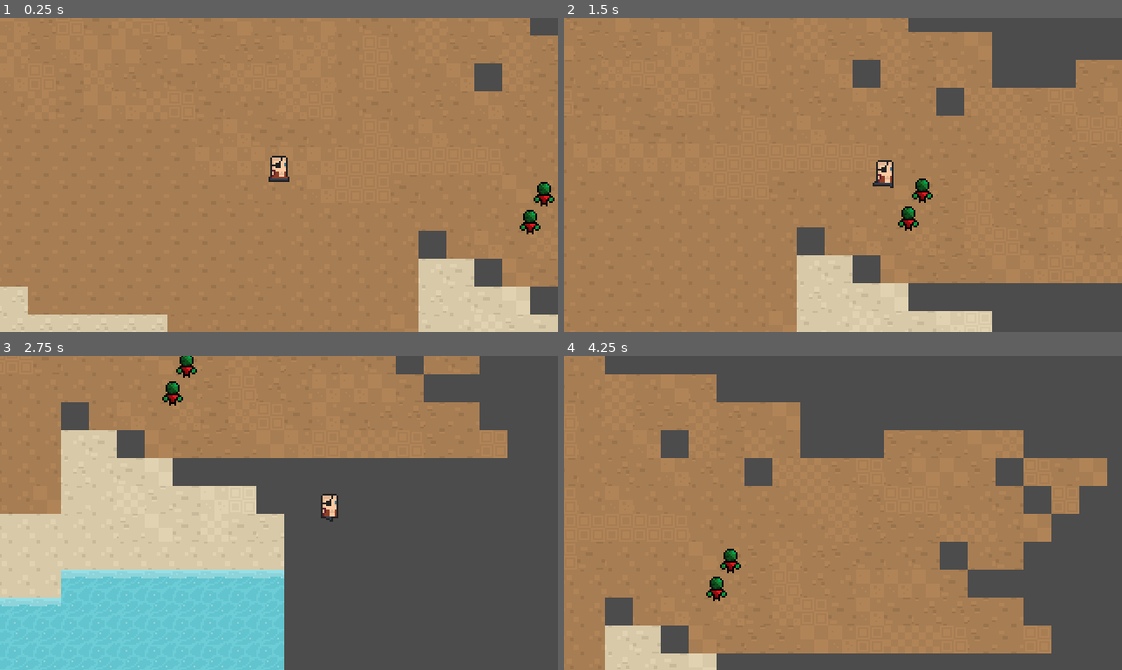
Above: before the commit, frames 1-4 (two rows, left to right).
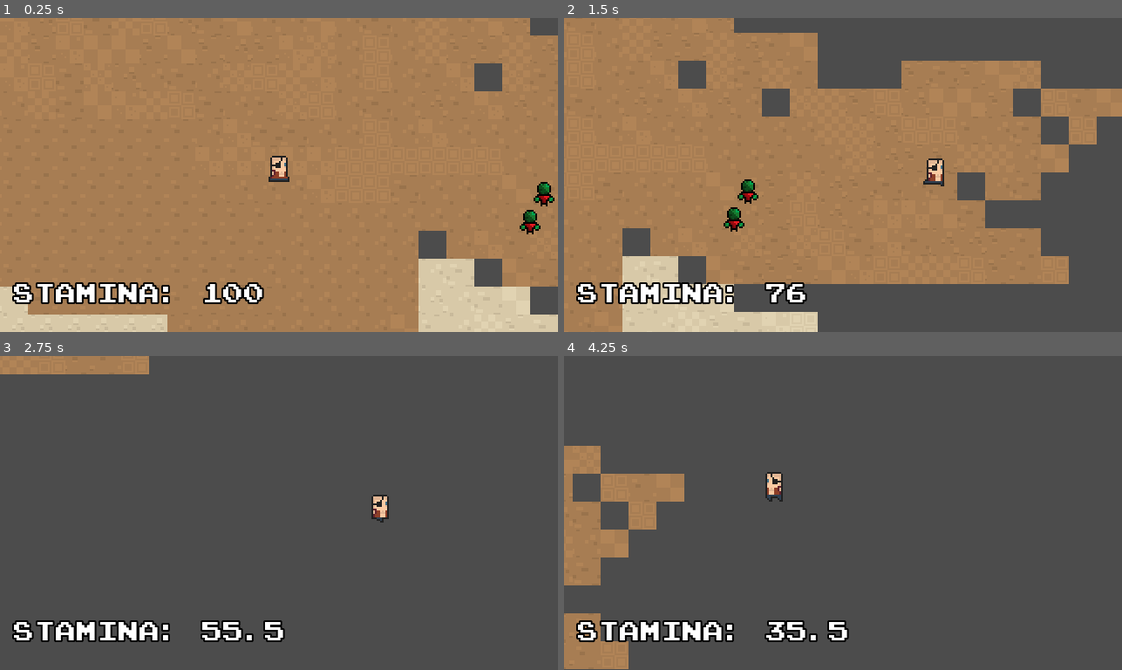
Above: after the commit, the same moments.

Repository: TheyCallMeNano/PermadeathGodot
Game: Godot game, scene res://Rooms/MainScene.tscn
Two runs of this game, one before a commit and one after it. Both use one fixed random seed, a clock stepped at 60 frames per second and the inputs below. Before the commit the project starts from res://MainScene.tscn.
Inputs (mouse positions are in pixels of both pictures, inside the frame that each line leads up to):
- Up to frame 1 (0.25 s): no input
- Up to frame 2 (1.5 s): move the mouse to (965, 159) at 0.52 s; hold D (moveRight) 0.53-1.28 s; hold Shift (sprint) 0.53-1.28 s; tap Ctrl (dash) at 0.6 s; move the mouse to (731, 190) at 1.27 s; hold Down (moveDown) from 1.28 s (still down); tap Shift (sprint) at 1.35 s
- Up to frame 3 (2.75 s): tap Ctrl (dash) at 1.55, 2.1 s; move the mouse to (334, 443) at 2.02 s; release Down (moveDown) at 2.03 s; hold D (moveRight) from 2.03 s (still down); hold Shift (sprint) from 2.03 s (still down)
- Up to frame 4 (4.25 s): move the mouse to (815, 575) at 2.77 s; release D (moveRight) at 2.78 s; release Shift (sprint) at 2.78 s; hold Up (moveUp) 2.78-3.53 s; click (815, 575) at 2.85 s; tap Ctrl (dash) at 3.05 s; move the mouse to (1010, 560) at 3.52 s; hold A (moveLeft) from 3.53 s (still down); hold Shift (sprint) from 3.53 s (still down); tap Escape (pause) at 4.15 s

The runs differ from the first frame. In frame 1, 2.2% of the frame differs, in the area x 2-48%, y 84-92%; in frame 2, 30%; in frame 3, 57%; in frame 4, 59%, in the area x 0-98%, y 0-100%.

Commit message:
Stamina, Camera, Depth, GUI, Bugfixes & Sprinting

Diff:
--- a/Objects/Pause.tscn
+++ /dev/null
@@ -1,12 +0,0 @@
-[gd_scene load_steps=2 format=2]
-
-[ext_resource path="res://Scripts/Pause.gd" type="Script" id=1]
-
-[node name="Pause" type="Control"]
-visible = false
-anchor_right = 1.0
-anchor_bottom = 1.0
-script = ExtResource( 1 )
-__meta__ = {
-"_edit_use_anchors_": false
-}
--- /dev/null
+++ b/Objects/objPause.tscn
@@ -0,0 +1,14 @@
+[gd_scene load_steps=2 format=2]
+
+[ext_resource path="res://Scripts/scrPause.gd" type="Script" id=1]
+
+[node name="Pause" type="Control"]
+pause_mode = 2
+visible = false
+anchor_right = 1.0
+anchor_bottom = 1.0
+script = ExtResource( 1 )
+__meta__ = {
+"_edit_use_anchors_": false,
+"_editor_description_": "Pause Mode MUST be set to process in order to unpause the game"
+}
--- a/Objects/objPlayer.tscn
+++ b/Objects/objPlayer.tscn
@@ -1,7 +1,7 @@
 [gd_scene load_steps=6 format=2]
 
 [ext_resource path="res://Sprites/Player/sprRouge.png" type="Texture" id=1]
-[ext_resource path="res://Scripts/Player/scrPlayer.gd" type="Script" id=2]
+[ext_resource path="res://Scripts/scrPlayer.gd" type="Script" id=2]
 
 [sub_resource type="CapsuleShape2D" id=1]
 radius = 4.0
--- /dev/null
+++ b/Objects/objStamina.tscn
@@ -0,0 +1,25 @@
+[gd_scene load_steps=4 format=2]
+
+[ext_resource path="res://Scripts/scrStamina.gd" type="Script" id=1]
+[ext_resource path="res://Fonts/fntGUI.TTF" type="DynamicFontData" id=2]
+
+[sub_resource type="DynamicFont" id=1]
+size = 12
+outline_size = 1
+outline_color = Color( 0, 0, 0, 1 )
+font_data = ExtResource( 2 )
+
+[node name="Label" type="Label"]
+anchor_left = 0.062
+anchor_top = 0.936
+anchor_right = 0.062
+anchor_bottom = 0.936
+margin_left = -19.84
+margin_top = -8.48001
+margin_right = 20.16
+margin_bottom = 8.51999
+custom_fonts/font = SubResource( 1 )
+script = ExtResource( 1 )
+__meta__ = {
+"_edit_use_anchors_": false
+}
--- a/MainScene.tscn
+++ b/Rooms/MainScene.tscn
@@ -1,46 +1,47 @@
-[gd_scene load_steps=7 format=2]
+[gd_scene load_steps=8 format=2]
 
-[ext_resource path="res://Objects/objPlayer.tscn" type="PackedScene" id=1]
-[ext_resource path="res://Objects/objGoblin.tscn" type="PackedScene" id=2]
-[ext_resource path="res://TileSets/tsBase.tres" type="TileSet" id=3]
-[ext_resource path="res://Scripts/scrGoblin.gd" type="Script" id=4]
-[ext_resource path="res://Objects/WarpZone.tscn" type="PackedScene" id=5]
-[ext_resource path="res://Objects/Pause.tscn" type="PackedScene" id=6]
+[ext_resource path="res://Objects/objPause.tscn" type="PackedScene" id=1]
+[ext_resource path="res://Objects/objStamina.tscn" type="PackedScene" id=2]
+[ext_resource path="res://Objects/objGoblin.tscn" type="PackedScene" id=3]
+[ext_resource path="res://Objects/objWarpZone.tscn" type="PackedScene" id=4]
+[ext_resource path="res://Objects/objPlayer.tscn" type="PackedScene" id=5]
+[ext_resource path="res://TileSets/tsBase.tres" type="TileSet" id=6]
+[ext_resource path="res://Scripts/scrGoblin.gd" type="Script" id=7]
 
-[node name="Hub" type="YSort"]
+[node name="Hub" type="Node2D"]
 
 [node name="CanvasLayer" type="CanvasLayer" parent="."]
 
-[node name="Pause" parent="CanvasLayer" instance=ExtResource( 6 )]
-pause_mode = 2
-margin_left = -192.0
-margin_top = -72.0
-margin_right = -192.0
-margin_bottom = -72.0
+[node name="Pause" parent="CanvasLayer" instance=ExtResource( 1 )]
 
-[node name="Player" parent="." instance=ExtResource( 1 )]
-position = Vector2( -32, 16 )
-
-[node name="Camera2D" type="Camera2D" parent="Player"]
-current = true
-process_mode = 0
-smoothing_enabled = true
-
-[node name="StaticBody2D" parent="." instance=ExtResource( 5 )]
-position = Vector2( -8, -104 )
+[node name="Label" parent="CanvasLayer" instance=ExtResource( 2 )]
+margin_left = -11.84
+margin_top = -16.48
+margin_right = 28.16
+margin_bottom = 0.52002
 
 [node name="TileMap" type="TileMap" parent="."]
-tile_set = ExtResource( 3 )
+tile_set = ExtResource( 6 )
 cell_size = Vector2( 16, 16 )
 format = 1
 tile_data = PoolIntArray( -589826, 1, 0, -589825, 1, 1, -655360, 1, 2, -524290, 1, 65536, -524289, 1, 65537, -589824, 1 …(10546 unchanged characters)…
 
-[node name="Node2D" type="YSort" parent="."]
-position = Vector2( 24, 8 )
+[node name="YSort" type="YSort" parent="."]
 
-[node name="Goblin" parent="Node2D" instance=ExtResource( 2 )]
-position = Vector2( 96, 24 )
+[node name="Goblin" parent="YSort" instance=ExtResource( 3 )]
+position = Vector2( 120, 32 )
 
-[node name="Goblin3" parent="Node2D" instance=ExtResource( 2 )]
-position = Vector2( 88, 40 )
-script = ExtResource( 4 )
+[node name="Goblin3" parent="YSort" instance=ExtResource( 3 )]
+position = Vector2( 112, 48 )
+script = ExtResource( 7 )
+
+[node name="StaticBody2D" parent="YSort" instance=ExtResource( 4 )]
+position = Vector2( -8, -104 )
+
+[node name="Player" parent="YSort" instance=ExtResource( 5 )]
+position = Vector2( -32, 16 )
+
+[node name="Camera2D" type="Camera2D" parent="YSort/Player"]
+current = true
+process_mode = 0
+smoothing_enabled = true
--- a/Underground.tscn
+++ b/Rooms/Underground.tscn
@@ -1,11 +1,11 @@
 [gd_scene load_steps=5 format=2]
 
 [ext_resource path="res://Objects/objPlayer.tscn" type="PackedScene" id=1]
-[ext_resource path="res://Objects/objGoblin.tscn" type="PackedScene" id=2]
 [ext_resource path="res://TileSets/tsBase.tres" type="TileSet" id=3]
-[ext_resource path="res://Scripts/scrGoblin.gd" type="Script" id=4]
+[ext_resource path="res://Objects/objPause.tscn" type="PackedScene" id=5]
+[ext_resource path="res://Objects/objStamina.tscn" type="PackedScene" id=6]
 
-[node name="Hub" type="YSort"]
+[node name="Hub" type="Node2D"]
 
 [node name="TileMap" type="TileMap" parent="."]
 tile_set = ExtResource( 3 )
@@ -13,20 +13,28 @@
 format = 1
 tile_data = PoolIntArray( -589826, 2, 0, -589825, 2, 1, -655360, 2, 2, -524290, 2, 131072, -524289, 2, 131073, -589824, …(11697 unchanged characters)…
 
-[node name="Player" parent="." instance=ExtResource( 1 )]
-position = Vector2( -32, 16 )
+[node name="CanvasLayer" type="CanvasLayer" parent="."]
 
-[node name="Camera2D" type="Camera2D" parent="Player"]
+[node name="Label" parent="CanvasLayer" instance=ExtResource( 6 )]
+margin_left = -11.84
+margin_top = -16.48
+margin_right = 28.16
+margin_bottom = 0.520004
+
+[node name="Pause" parent="CanvasLayer" instance=ExtResource( 5 )]
+anchor_right = 0.0
+anchor_bottom = 0.0
+margin_left = 160.0
+margin_top = 88.0
+margin_right = 160.0
+margin_bottom = 88.0
+
+[node name="YSort" type="YSort" parent="."]
+
+[node name="Player" parent="YSort" instance=ExtResource( 1 )]
+position = Vector2( 160, 88 )
+
+[node name="Camera2D" type="Camera2D" parent="YSort/Player"]
 current = true
 process_mode = 0
 smoothing_enabled = true
-
-[node name="Node2D" type="YSort" parent="."]
-position = Vector2( 24, 8 )
-
-[node name="Goblin" parent="Node2D" instance=ExtResource( 2 )]
-position = Vector2( 96, 24 )
-
-[node name="Goblin3" parent="Node2D" instance=ExtResource( 2 )]
-position = Vector2( 88, 40 )
-script = ExtResource( 4 )
--- a/Scripts/Player/scrPlayer.gd
+++ b/Scripts/scrPlayer.gd
@@ -1,8 +1,10 @@
+#This is essentially what we are modifiying
 extends KinematicBody2D
 
 # These vars configure how ice like the surface is
 const MAX_SPEED = 150
 const ACCELERATION = 500
+
 #Friction acts at the rate the speed decreases
 const FRICTION = 1000
 
@@ -18,6 +20,8 @@
 
 # This is the velocity calculation
 var vel = Vector2.ZERO
+
+var inputVector = Vector2.ZERO
 
 #Which direction to dash in
 var dashVector = Vector2.RIGHT
@@ -37,7 +41,6 @@
 
 #Calculate Movement when in the right state
 func moveState(delta):
-	var inputVector = Vector2.ZERO
 	inputVector.x = Input.get_action_strength("moveRight") - Input.get_action_strength("moveLeft")
 	inputVector.y = Input.get_action_strength("moveDown") - Input.get_action_strength("moveUp")
 	inputVector = inputVector.normalized()
@@ -56,11 +59,15 @@
 		if inputVector.y < 0:
 			animationPlayer.play("Run")
 
-		vel = vel.move_toward(inputVector * MAX_SPEED, ACCELERATION * delta)
+		#Check if we're sprinting, then manage all movement in that state until end
+		if global.plrStamina != 0 && Input.is_action_pressed("sprint") && Input.is_action_pressed("moveDown") || global.plrStamina != 0 && Input.is_action_pressed("moveUp") && Input.is_action_pressed("sprint") || global.plrStamina != 0 && Input.is_action_pressed("moveLeft") && Input.is_action_pressed("sprint") || global.plrStamina != 0 &&  Input.is_action_pressed("moveRight") && Input.is_action_pressed("sprint"):
+			vel = vel.move_toward(inputVector * MAX_SPEED * 2, ACCELERATION * delta)
+		else:
+			#We aren't sprinting
+			vel = vel.move_toward(inputVector * MAX_SPEED, ACCELERATION * delta)
 	else:
 		animationPlayer.play("Idle")
 		vel = vel.move_toward(Vector2.ZERO, FRICTION * delta)
-
 
 	#Check if attacking
 	if Input.is_action_just_pressed("primaryAttack"):
@@ -71,6 +78,7 @@
 		state = DASH
 
 	move()
+	sprinting()
 
 #What to do when the player attacks
 func attackState(delta):
@@ -86,10 +94,30 @@
 	#Apply movement
 	vel = move_and_slide(vel)
 
+#What to do when dashing
 func dashState(delta):
-	vel = dashVector * MAX_SPEED * 1.5
+	vel = dashVector * MAX_SPEED * 2.5
 	move()
 	dashStateFinished()
 
+#Reset to normal state
 func dashStateFinished():
 	state = MOVE
+
+#Run these checks to refil stamina
+func sprinting():
+	#Is the player running?
+	if global.plrStamina != 0 && Input.is_action_pressed("sprint") && Input.is_action_pressed("moveDown") || global.plrStamina != 0 && Input.is_action_pressed("moveUp") && Input.is_action_pressed("sprint") || global.plrStamina != 0 && Input.is_action_pressed("moveLeft") && Input.is_action_pressed("sprint") || global.plrStamina != 0 &&  Input.is_action_pressed("moveRight") && Input.is_action_pressed("sprint"):
+		global.plrStamina -= global.plrStaminaRecharge
+
+	#Have they stopped running?
+	if global.plrStamina != global.plrMaxStamina && !Input.is_action_pressed("sprint") && global.plrStaminaRechargeDelay != global.plrStaminaDelayTime:
+		global.plrStaminaRechargeDelay += global.plrStaminaRecharge
+
+	#Give them more stamina
+	if global.plrStaminaRechargeDelay == global.plrStaminaDelayTime && global.plrStamina != global.plrMaxStamina:
+		global.plrStamina += global.plrStaminaRecharge
+
+	#Reset the recharge to prevent overflow
+	if global.plrStamina == global.plrMaxStamina:
+		global.plrStaminaRechargeDelay = 0
--- a/Scripts/scrSceneTransition.gd
+++ /dev/null
@@ -1,21 +0,0 @@
-extends CanvasLayer
-
-signal sceneChanged()
-
-onready var animationPlayer = $AnimationPlayer
-onready var black = $Control/Black
-
-func change_scene(path, delay = 0.5):
-	yield(get_tree().create_timer(delay), "timeout")
-	animationPlayer.play("Fadeout")
-	yield(animationPlayer, "animation_finished")
-	assert(get_tree().change_scene(path) == OK)
-	animationPlayer.play_backwards("Fadeout")
-	yield(animationPlayer, "animation_finished")
-	emit_signal("scene_changed")
-
-func _physics_process(delta):
-	var bodies = get_overlapping_bodies()
-	for body in bodies:
-		if body.name == "Player":
-			change_scene("Underground.tscn", 1)
--- /dev/null
+++ b/Scripts/scrStamina.gd
@@ -0,0 +1,14 @@
+extends Label
+
+func _process(delta):
+	#Print text as white
+	if global.plrStamina > 0:
+		add_color_override("font_color", Color(1,1,1,1))
+		set_text("Stamina: " + str(global.plrStamina))
+	#Print text as red when holding shift
+	elif global.plrStamina == 0 && Input.is_action_pressed("sprint"):
+		add_color_override("font_color", Color(255,0,0,1))
+		set_text("Stamina: " + str(global.plrStamina))
+	#Reset to normal upon release of shift
+	else:
+		add_color_override("font_color", Color(1,1,1,1))
--- a/default_env.tres
+++ /dev/null
@@ -1,7 +0,0 @@
-[gd_resource type="Environment" load_steps=2 format=2]
-
-[sub_resource type="ProceduralSky" id=1]
-
-[resource]
-background_mode = 2
-background_sky = SubResource( 1 )
--- a/project.godot
+++ b/project.godot
@@ -11,7 +11,7 @@
 [application]
 
 config/name="Permadeath Hack n' Slash"
-run/main_scene="res://MainScene.tscn"
+run/main_scene="res://Rooms/MainScene.tscn"
 config/icon="res://icon.png"
 
 [autoload]
@@ -155,4 +155,4 @@
 
 [rendering]
 
-environment/default_environment="res://default_env.tres"
+2d/snapping/use_gpu_pixel_snap=true
Binary file added: Fonts/fntGUI.TTF
Renamed: Objects/WarpZone.tscn -> Objects/objWarpZone.tscn
Renamed: Scripts/Pause.gd -> Scripts/scrPause.gd
